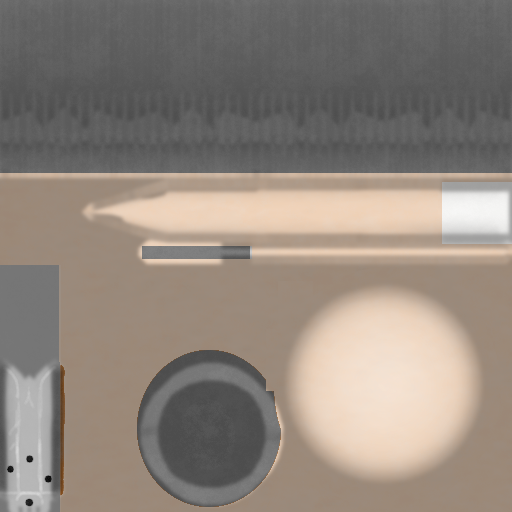
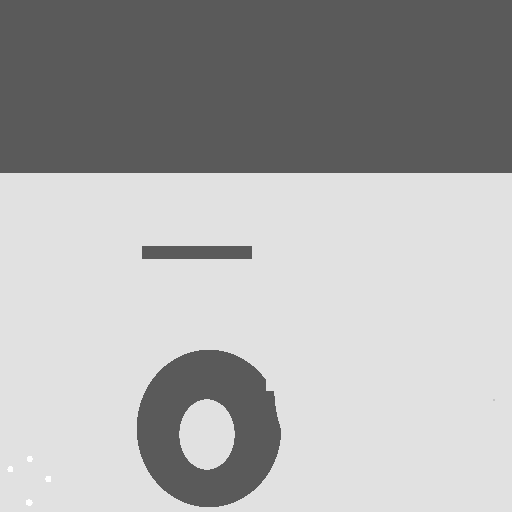
Layer changes from the first w=512, h=512 image to the second:
hid "Warstwa #1", opacity 35% → 100%, painted on it over [0, 0, 512, 512]
hid "Widoczny" over [0, 0, 512, 512]
added layer "Warstwa #3" above "Warstwa" over [0, 0, 512, 512]
